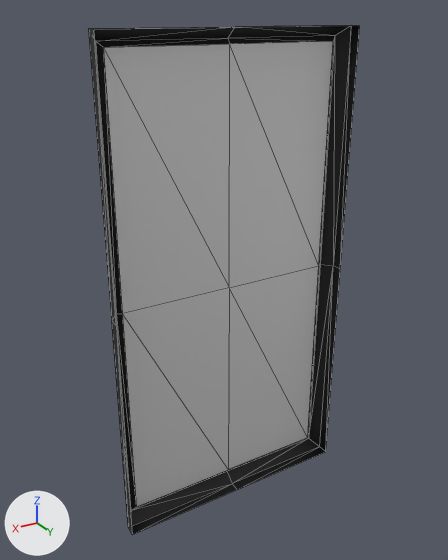
What one commit did to the COLLADA model Assets/Mesh/npc/npc_panels.dae.
Rendered twice from a camera (50 mm lens) standing at (1.3, 2.04, 1.11) and looking at (0.03, -0.09, 0.04). Lighting does not change. The marker at lower left points along +X, +Y and +Z. Mesh edges are drawn as thin lines.

In view in the first picture: 'npc_infopanel'.
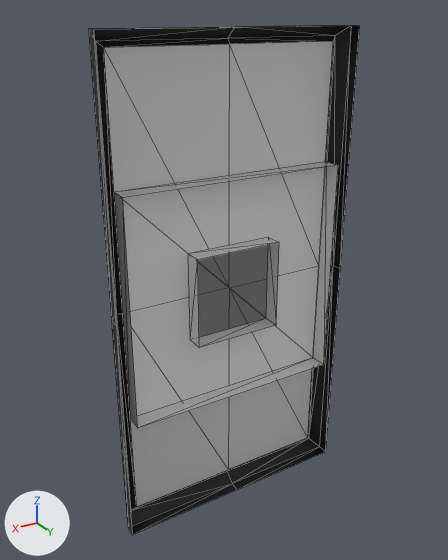
Diff of the bpy script that builds the scene:
```diff
--- a/Assets/Mesh/npc/npc_panels.dae.py
+++ b/Assets/Mesh/npc/npc_panels.dae.py
@@ me_cube_001 @@
+me_cube_001.from_pydata([(-0.2, -0.08, -0.2), (-0.2, -0.08, 0.2), (-0.2, 0.0, -0.2), (-0.2, 0.0, 0.2), (0.2, -0.08, -0.2), (0.2, -0.08, 0.2), (0.2, 0.0, -0.2), (0.2, 0.0, 0.2)], [], [(1, 2, 0), (7, 4, 6), (5, 0, 4), (6, 0, 2), (3, 5, 7), (1, 3, 2), (7, 5, 4), (5, 1, 0), (6, 4, 0), (3, 1, 5)])
@@ me_cube_002 @@
+me_cube_002.from_pydata([(-0.5, -0.08, -0.5), (-0.5, -0.08, 0.5), (-0.5, 0.0, -0.5), (-0.5, 0.0, 0.5), (0.5, -0.08, -0.5), (0.5, -0.08, 0.5), (0.5, 0.0, -0.5), (0.5, 0.0, 0.5)], [], [(1, 2, 0), (7, 4, 6), (5, 0, 4), (6, 0, 2), (3, 5, 7), (1, 3, 2), (7, 5, 4), (5, 1, 0), (6, 4, 0), (3, 1, 5)])
@@ ob_npc_infopanel_small @@
+ob_npc_infopanel_small = bpy.data.objects.new('npc_infopanel_small', me_cube_001)
+ob_npc_infopanel_small.location = (0.0, 0.0, 0.0)
@@ ob_npc_infopanel_noneborder @@
+ob_npc_infopanel_noneborder = bpy.data.objects.new('npc_infopanel_noneborder', me_cube_002)
+ob_npc_infopanel_noneborder.location = (0.0, 0.0, 0.0)
```

Where the change shows, as pixel boxes [x1, y1, x2, y2] in the pictures (448 x 560 px):
'npc_infopanel_noneborder', added: after [114, 162, 338, 428]
'npc_infopanel_small', added: after [188, 237, 279, 348]
